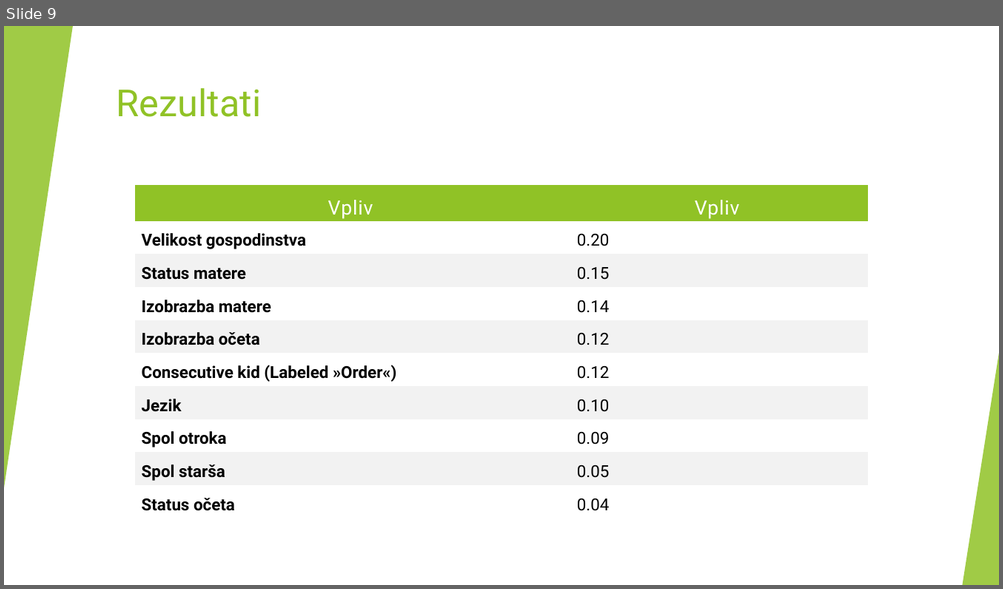
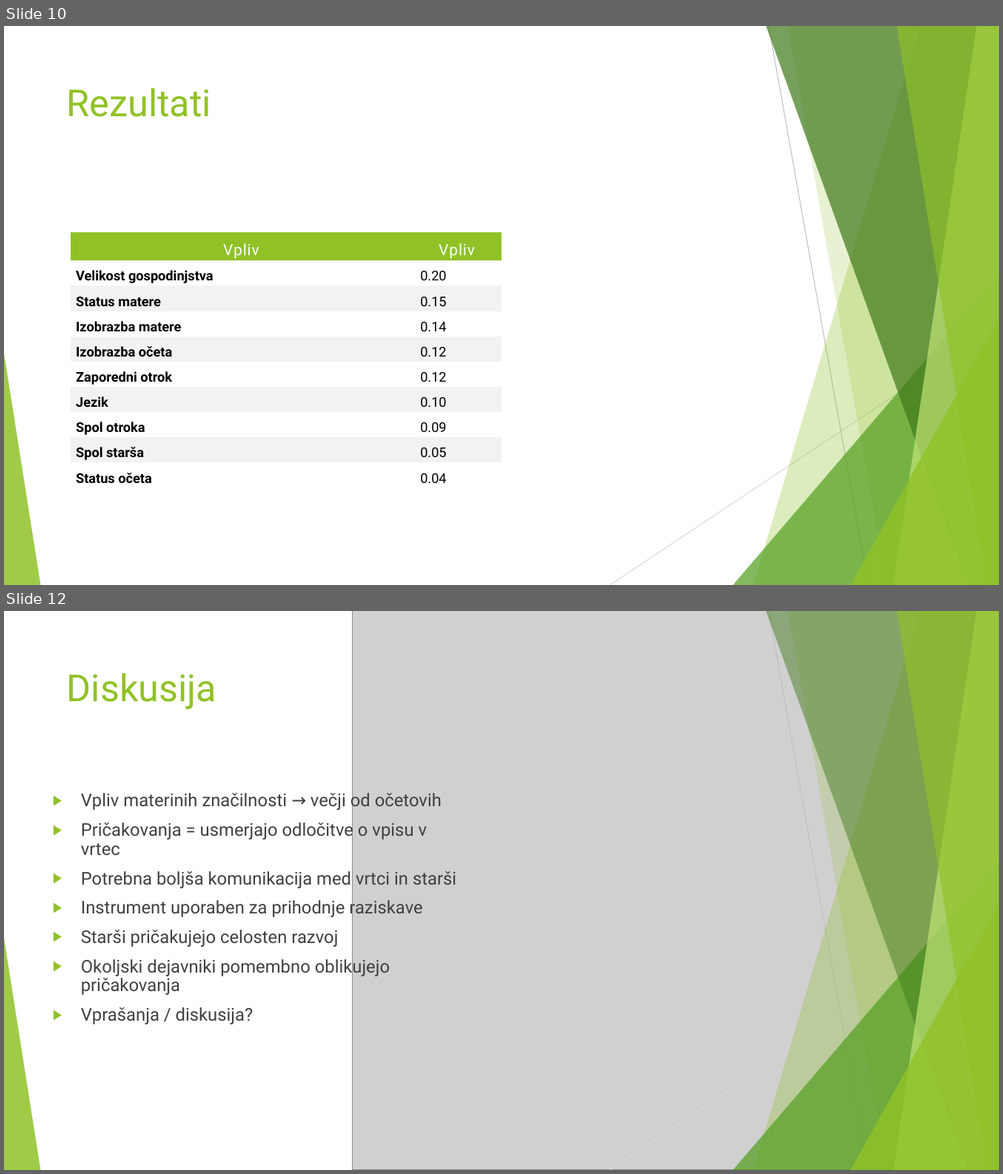
Before and after one commit to borbregant/Doktorat_all, a slide deck: stemberger/predstavitev.pptx. Shown one above the other, each under a label of ours: slide 9 before the commit, slides 10 and 12 after it; the slides between them are not shown. The pictures are 1003x589 and 1003x1174 pixels, drawn with LibreOffice and Linux fonts; fonts in the diff are those of the drawing; grey boxes stand for pictures. Boxes give left, top, right and bottom in pixels: in the first picture for what was removed or moved away, otherwise in the second. Text is boxed around its words. In the diff, an @@ line names an element or a change of style, - is before the commit and + after.

```diff
--- a/stemberger/predstavitev.pptx
+++ b/stemberger/predstavitev.pptx
@@ slide 12 added at bbox=[4, 611, 999, 1170], background #FFFFFF; not listed: 8 template elements that a slide beside it also shows @@
@@ picture added at bbox=[353, 611, 999, 1170] @@
@@ freeform shape added at bbox=[753, 611, 999, 1170], fill #90C226 at 30% opacity @@
@@ freeform shape added at bbox=[765, 611, 999, 1170], fill #3F7819 at 47% opacity @@
@@ line added from (768, 611) to (868, 1170), #BFBFBF 0.75 pt @@
@@ freeform shape added at bbox=[788, 611, 999, 1170], fill #90C226 at 20% opacity @@
@@ freeform shape added at bbox=[893, 611, 999, 1170], fill #C0E474 at 70% opacity @@
@@ freeform shape added at bbox=[896, 611, 999, 1170], fill #90C226 at 65% opacity @@
@@ title added at bbox=[67, 673, 216, 709], 36 pt, text #90C226 @@
+Diskusija
@@ text added at bbox=[81, 791, 456, 1025], 17 pt, text #404040 @@
+▶ Vpliv materinih značilnosti → večji od očetovih
+▶ Pričakovanja = usmerjajo odločitve o vpisu v vrtec
+▶ Potrebna boljša komunikacija med vrtci in starši
+▶ Instrument uporaben za prihodnje raziskave
+▶ Starši pričakujejo celosten razvoj
+▶ Okoljski dejavniki pomembno oblikujejo pričakovanja
+▶ Vprašanja / diskusija?
@@ triangle added at bbox=[733, 860, 999, 1170], fill #54A021 at 72% opacity @@
@@ line added from (999, 911) to (610, 1170), #D9D9D9 0.75 pt @@
@@ triangle added at bbox=[850, 904, 999, 1170], fill #90C226 at 80% opacity @@
@@ what was slide 9 is now slide 10 @@
@@ slide 10 changed as well @@
@@ rectangle removed at bbox=[4, 26, 999, 585] @@
@@ triangle removed at bbox=[4, 26, 73, 488] @@
@@ title "Rezultati": place and size @@
-title "Rezultati" at bbox=[116, 88, 261, 117]
+title "Rezultati" at bbox=[67, 88, 211, 117]
@@ table at bbox=[71, 232, 502, 488] @@
-row 2, column 1: Velikost gospodinstva
+row 2, column 1: Velikost gospodinjstva
-row 6, column 1: Consecutive kid (Labeled »Order«)
+row 6, column 1: Zaporedni otrok
@@ size 19 to 15 pt in "Vpliv", "Vpliv" @@
@@ size 16 to 13 pt in "0.20", "Status matere", "0.15", "Izobrazba matere" and 12 more places @@
@@ table: place and size @@
-table at bbox=[134, 185, 868, 519]
+table at bbox=[71, 232, 502, 488]
@@ triangle removed at bbox=[962, 354, 999, 585] @@
```
Also in this commit, not shown: 6 other slides changed, 14 other slides added, 4 slides removed, 32 other files.
